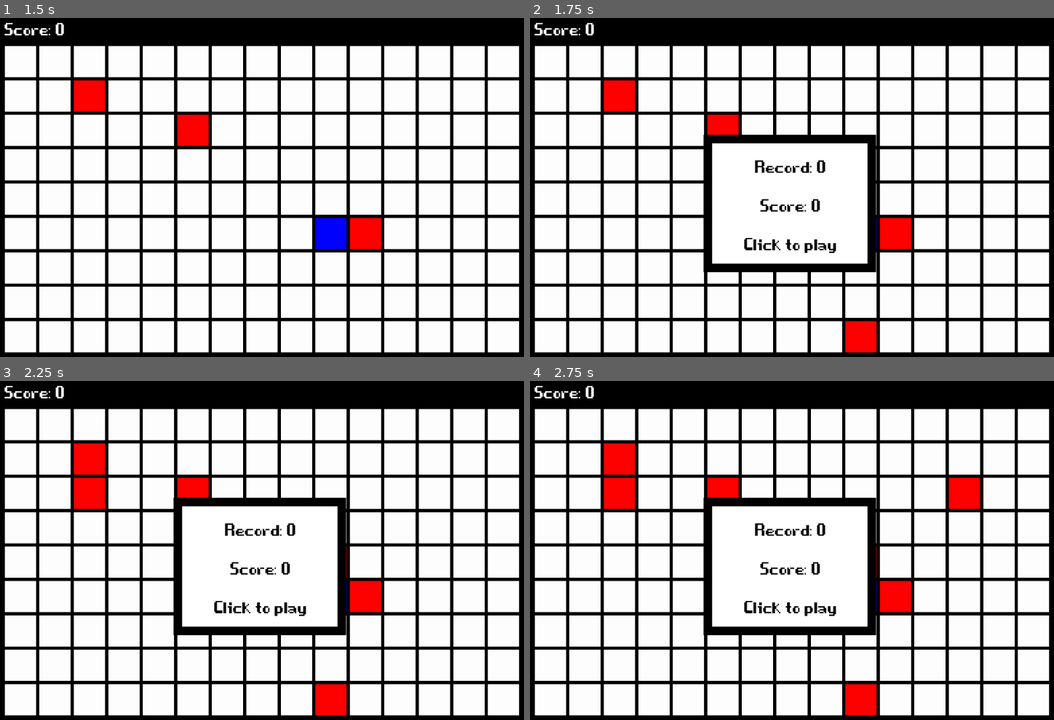
Above: before the commit, frames 1-4 (two rows, left to right).
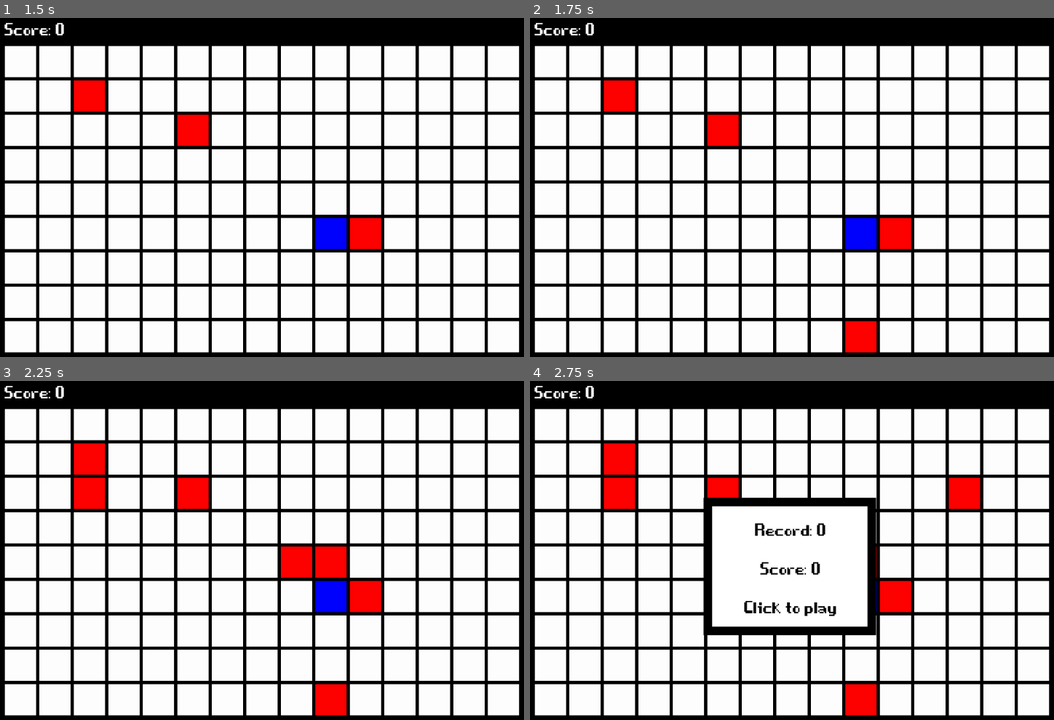
Above: after the commit, the same moments.

Repository: dqdthanhthanh/snake_pixel_game
Game: Godot game, scene res://main_game.tscn
The game is run twice, just before and just after one commit, with the same random seed, the same clock (stepped at 60 frames per second) and the same inputs.
Inputs:
- Up to frame 1 (1.5 s): click "Record: 0" at 0.5 s; tap Enter (ui_accept) at 1.25 s; hold Right (ui_right) from 1.28 s (still down)
- Up to frame 2 (1.75 s): keep holding Right (ui_right); tap Enter (ui_accept) at 1.52 s
- Up to frame 3 (2.25 s): tap Enter (ui_accept) at 2 s; release Right (ui_right) at 2.03 s; hold Down (ui_down) from 2.03 s (still down)
- Up to frame 4 (2.75 s): keep holding Down (ui_down); tap Enter (ui_accept) at 2.27 s

Frame 1 is identical in both runs. In frame 2, 5.8% of the frame differs, in the area x 33-67%, y 34-76%; in frame 3, 6.7%; in frame 4, nothing differs.
Error before the commit: Invalid access of index '0' on a base object of type: 'Array'. (res://main_game.gd:247)
Error after the commit: Invalid access of index '0' on a base object of type: 'Array'. (res://main_game.gd:251)

Commit message:
add wait time when end game

Diff:
--- a/main_game.gd
+++ b/main_game.gd
@@ -81,6 +81,9 @@
 	snake_speed = 0.3
 	snake_size = 1
 	snake_body = []
+	temp_snake_body = []
+	snake_start_body = []
+	snake_end_body = []
 	snake_change = false
 
 	# create board color
@@ -103,6 +106,7 @@
 	prints("Game End")
 	prints("")
 	game_end = true
+	await get_tree().create_timer(1,false).timeout
 	btn_new_game.show()
 
 func on_key_changed(key:int):
